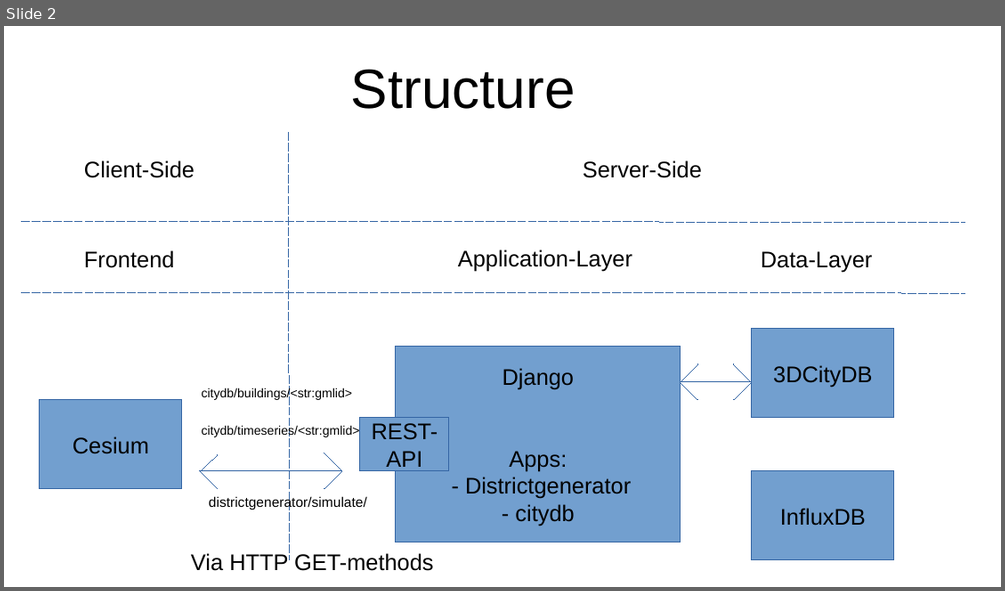
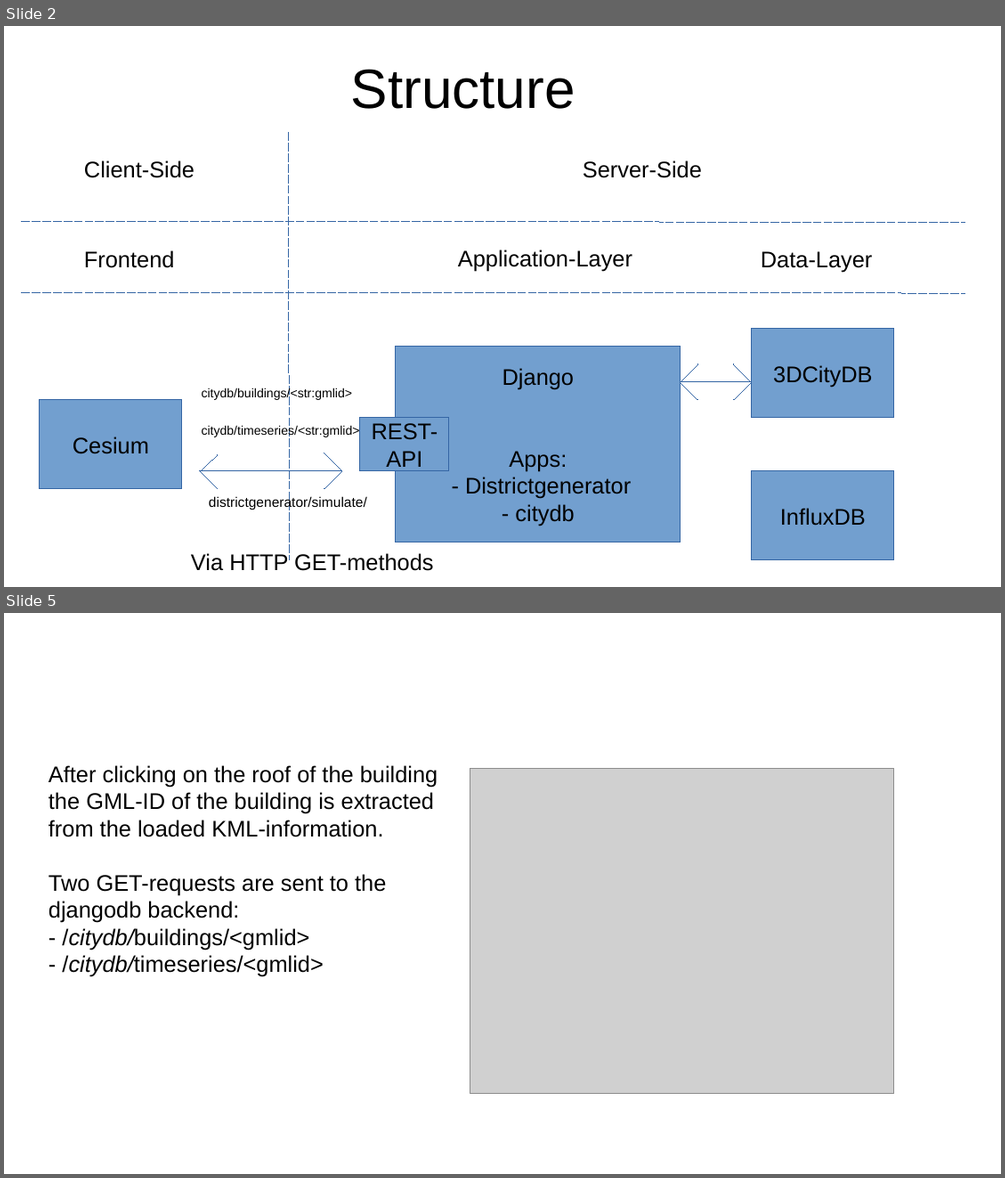
Before and after one commit to TUB-DVG/djangoCesium, a slide deck: doc/generalPresenation.odp. Shown one above the other, each under a label of ours: slide 2 before the commit, slides 2 and 5 after it; the slides between them are not shown. The pictures are 1005x591 and 1005x1178 pixels, drawn with LibreOffice and Linux fonts; fonts in the diff are those of the drawing; grey boxes stand for pictures. Boxes give left, top, right and bottom in pixels: in the first picture for what was removed or moved away, otherwise in the second. Text is boxed around its words. In the diff, an @@ line names an element or a change of style, - is before the commit and + after.

```diff
--- a/doc/generalPresenation.odp
+++ b/doc/generalPresenation.odp
@@ slide 5 added at <box>4,613,1001,1174</box>, background #FFFFFF @@
@@ text added at <box>48,765,438,977</box>, 18 pt, text #000000 @@
+After clicking on the roof of the building the GML-ID of the building is extracted from the loaded KML-information.
+Two GET-requests are sent to the djangodb backend:
+- /citydb/buildings/<gmlid>
+- /citydb/timeseries/<gmlid>
@@ picture added at <box>470,769,895,1094</box> @@
```
Also in this commit, not shown: 6 other slides added, 9 other files.
